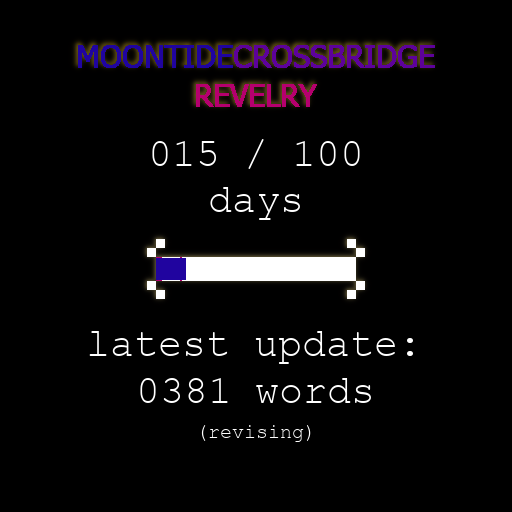
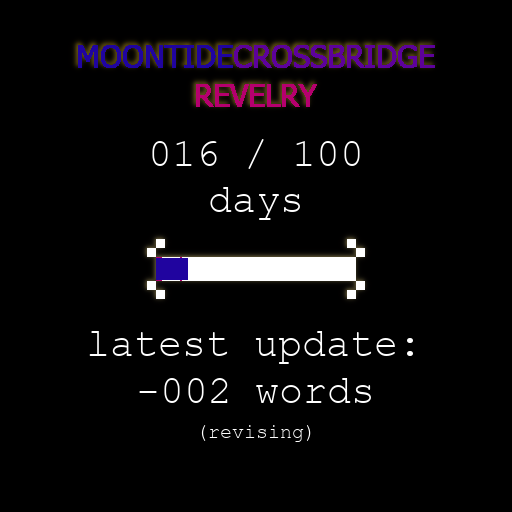
The second 512 × 512 image is a revision of the first. Changes to its layers:
painted on "progress bar" over [186, 258, 188, 280]
painted on "XXX / 100" over [199, 141, 217, 166]
painted on "0000" over [139, 378, 228, 403]
